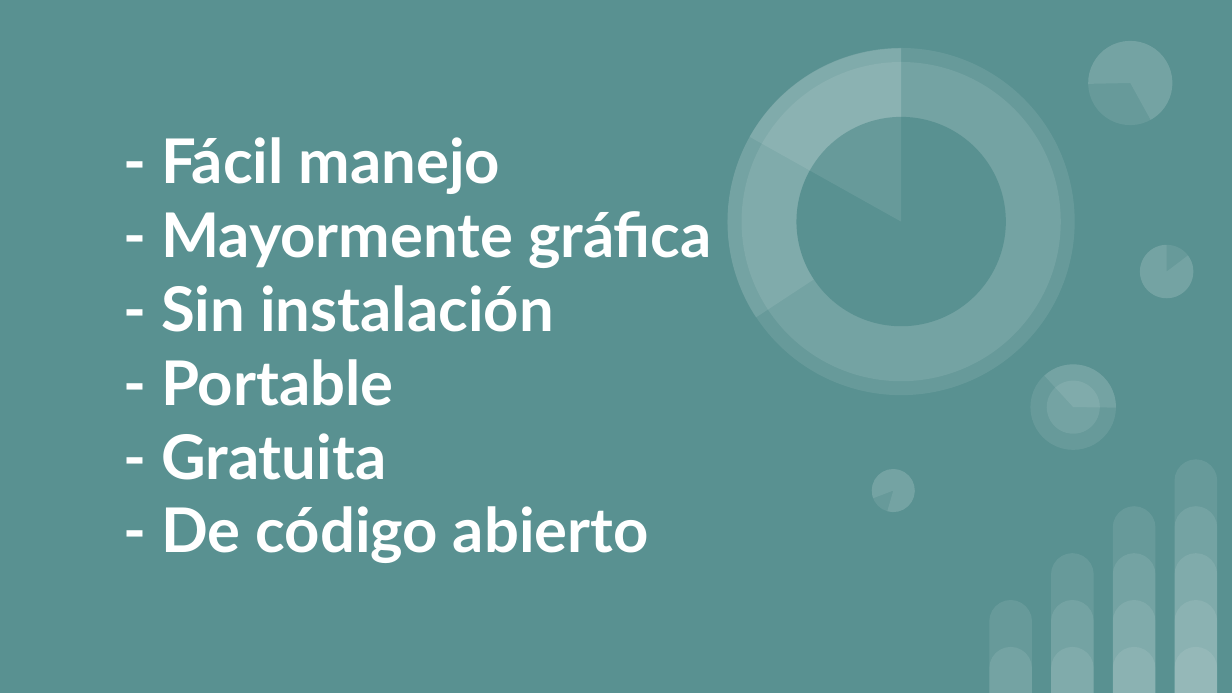
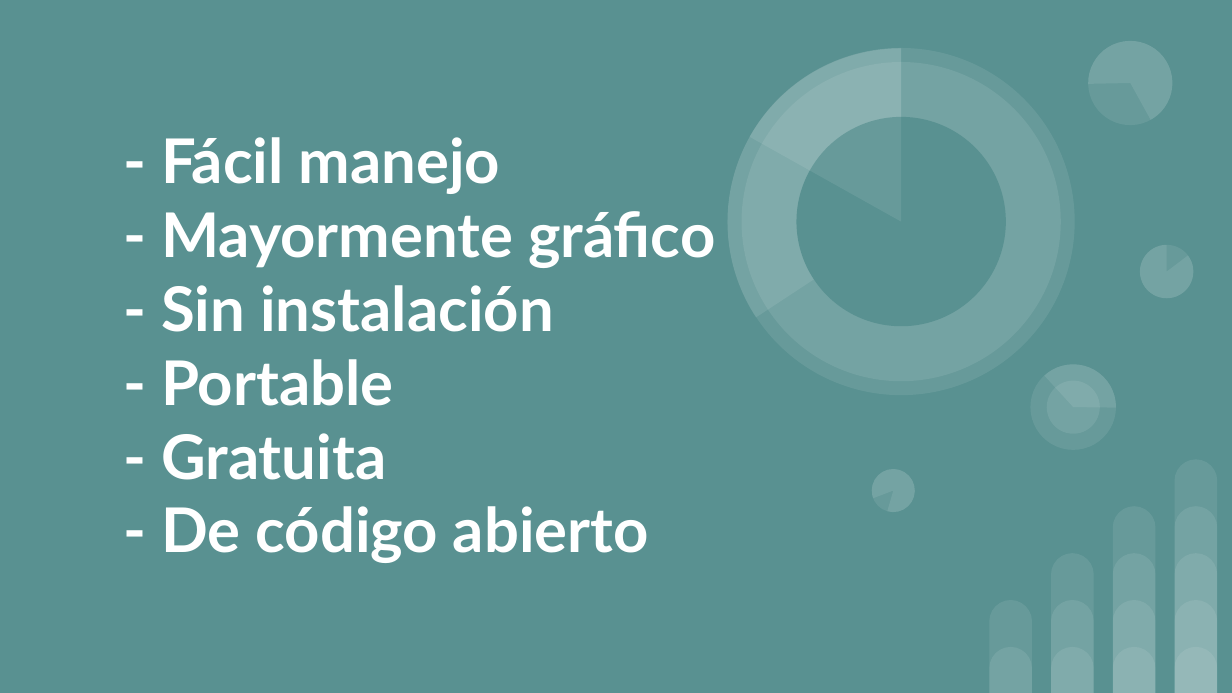
Before and after one commit to Kailneg/EasySQL, a slide deck: slide 9 of EasySQL/EasySQL/Recursos/Manual y diapositivas/diapositivas/EasySQL.pptx (slide 8 before the commit). Drawn at 1232x693 pixels with LibreOffice and Linux fonts; fonts in the diff are those of the drawing. Boxes give left, top, right and bottom in pixels: in the first picture for what was removed or moved away, otherwise in the second. Text is boxed around its words. In the diff, an @@ line names an element or a change of style, - is before the commit and + after.

```diff
--- a/EasySQL/EasySQL/Recursos/Manual y diapositivas/diapositivas/EasySQL.pptx
+++ b/EasySQL/EasySQL/Recursos/Manual y diapositivas/diapositivas/EasySQL.pptx
@@ title at <box>161,137,715,563</box>: text changed @@
-- Fácil manejo
-- Mayormente gráfica
-- Sin instalación
-- Portable
-- Gratuita
-- De código abierto
+- Fácil manejo
+- Mayormente gráfico
+- Sin instalación
+- Portable
+- Gratuita
+- De código abierto
```
Also in this commit, not shown: 1 other slide changed, 6 slides added, 2 slides removed, 9 other files.
